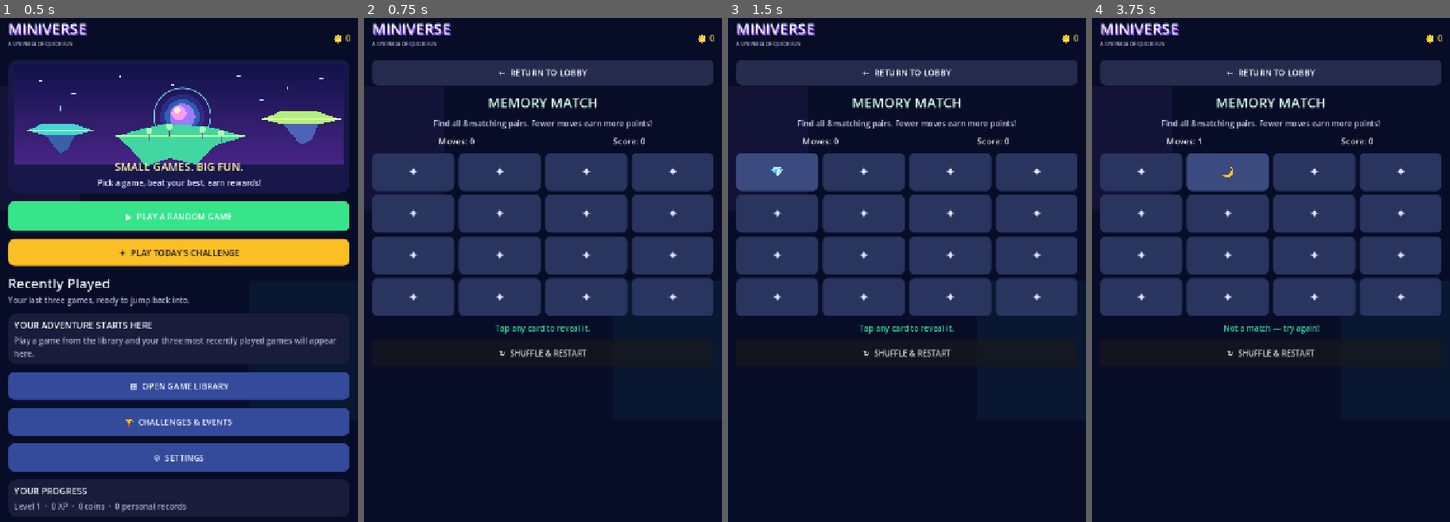
Above: before the commit, frames 1-4 (left to right).
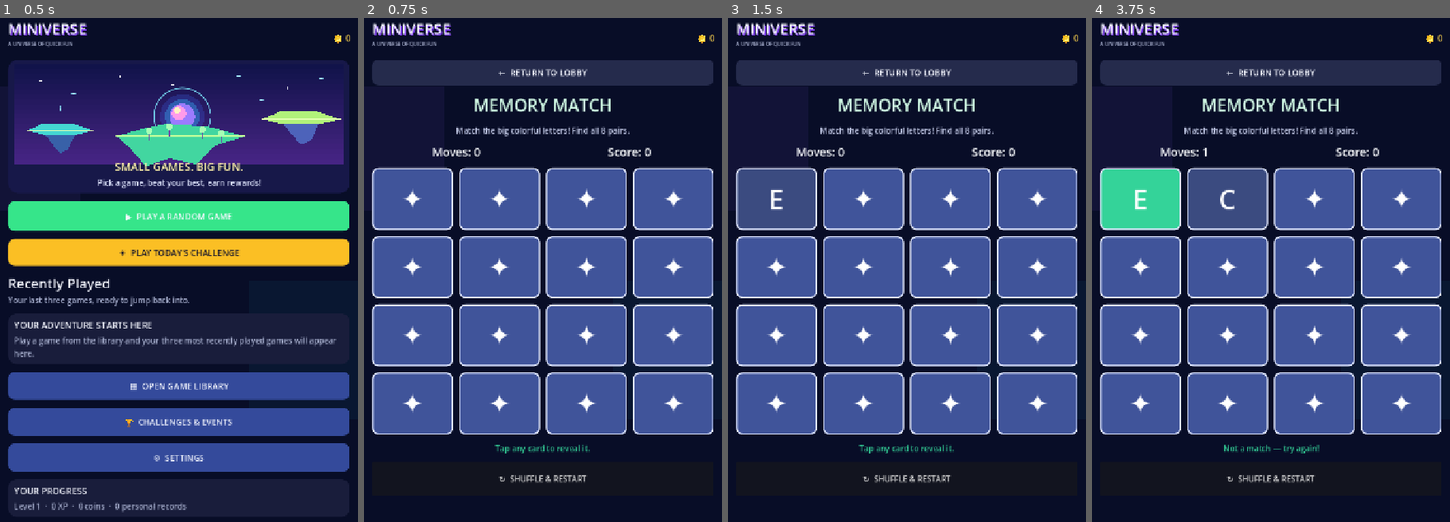
Above: after the commit, the same moments.

Repository: Lannon1484/MiniVerse-iphone-test
Game: Godot game, scene res://scenes/main.tscn
The game is run twice, just before and just after one commit, with the same random seed, the same clock (stepped at 60 frames per second) and the same inputs.
Inputs (mouse positions are in pixels of both pictures, inside the frame that each line leads up to):
- Up to frame 1 (0.5 s): no input
- Up to frame 2 (0.75 s): click "▶ PLAY A RANDOM GAME" at 0.5 s
- Up to frame 3 (1.5 s): click "✦" at 1.25 s
- Up to frame 4 (3.75 s): click (1142, 174) at 2 s, where only the run before the commit has a clickable "💎"; click (1142, 199) at 2.75 s, where only the run after the commit has a clickable "E"; click "✦" at 3.5 s

Frame 1 is identical in both runs. In frame 2, 51% of the frame differs, in the area x 2-98%, y 15-93%; in frame 3, 50%; in frame 4, 50%.

Commit message:
memory-match-mobile-visibility

Diff:
--- a/scripts/memory_match.gd
+++ b/scripts/memory_match.gd
@@ -4,8 +4,9 @@
 signal finished(game_id: String, score: int, extra: Dictionary)
 
 const FACE_DOWN := "✦"
-const SYMBOLS := ["🍓", "🚀", "🌙", "🐸", "💎", "🎈", "🦊", "⚡"]
-const CARD := Color("#29345f")
+const SYMBOLS := ["A", "B", "C", "D", "E", "F", "G", "H"]
+const FACE_COLORS := [Color("#f97373"), Color("#38bdf8"), Color("#fbbf24"), Color("#c084fc"), Color("#34d399"), Color("#fb923c"), Color("#f472b6"), Color("#a3e635")]
+const CARD := Color("#40549a")
 const ACCENT := Color("#34d399")
 
 var cards: Array[String] = []
@@ -29,16 +30,16 @@
 func _build_ui() -> void:
     var root := VBoxContainer.new()
     root.set_anchors_and_offsets_preset(Control.PRESET_FULL_RECT)
-    root.add_theme_constant_override("separation", 12)
+    root.add_theme_constant_override("separation", 16)
     add_child(root)
     var title := Label.new()
     title.text = "MEMORY MATCH"
     title.horizontal_alignment = HORIZONTAL_ALIGNMENT_CENTER
-    title.add_theme_font_size_override("font_size", 27)
+    title.add_theme_font_size_override("font_size", 34)
     title.add_theme_color_override("font_color", Color("#d1fae5"))
     root.add_child(title)
     var subtitle := Label.new()
-    subtitle.text = "Find all 8 matching pairs. Fewer moves earn more points!"
+    subtitle.text = "Match the big colorful letters! Find all 8 pairs."
     subtitle.horizontal_alignment = HORIZONTAL_ALIGNMENT_CENTER
     subtitle.autowrap_mode = TextServer.AUTOWRAP_WORD_SMART
     subtitle.add_theme_color_override("font_color", Color("#c4cbe8"))
@@ -53,8 +54,8 @@
     grid = GridContainer.new()
     grid.columns = 4
     grid.size_flags_horizontal = Control.SIZE_EXPAND_FILL
-    grid.add_theme_constant_override("h_separation", 8)
-    grid.add_theme_constant_override("v_separation", 8)
+    grid.add_theme_constant_override("h_separation", 12)
+    grid.add_theme_constant_override("v_separation", 12)
     root.add_child(grid)
     status_label = Label.new()
     status_label.text = "Tap any card to reveal it."
@@ -64,7 +65,7 @@
     root.add_child(status_label)
     var restart := Button.new()
     restart.text = "↻  SHUFFLE & RESTART"
-    restart.custom_minimum_size.y = 54
+    restart.custom_minimum_size.y = 68
     restart.size_flags_horizontal = Control.SIZE_EXPAND_FILL
     restart.pressed.connect(_new_round)
     root.add_child(restart)
@@ -74,7 +75,7 @@
     label.text = value
     label.size_flags_horizontal = Control.SIZE_EXPAND_FILL
     label.horizontal_alignment = HORIZONTAL_ALIGNMENT_CENTER
-    label.add_theme_font_size_override("font_size", 17)
+    label.add_theme_font_size_override("font_size", 23)
     label.add_theme_color_override("font_color", Color("#f8fafc"))
     return label
 
@@ -89,10 +90,13 @@
         matched.append(false)
         var button := Button.new()
         button.text = FACE_DOWN
-        button.custom_minimum_size = Vector2(0, 76)
+        button.custom_minimum_size = Vector2(0, 125)
         button.size_flags_horizontal = Control.SIZE_EXPAND_FILL
-        button.add_theme_font_size_override("font_size", 26)
-        button.add_theme_color_override("font_color", Color("#e0e7ff"))
+        button.add_theme_font_size_override("font_size", 54)
+        button.add_theme_color_override("font_color", Color("#ffffff"))
+        button.add_theme_color_override("font_hover_color", Color("#ffffff"))
+        button.add_theme_color_override("font_pressed_color", Color("#ffffff"))
+        button.add_theme_color_override("font_disabled_color", Color("#ffffff"))
         button.add_theme_stylebox_override("normal", _card_style(CARD))
         button.add_theme_stylebox_override("hover", _card_style(Color("#3b4b80")))
         button.add_theme_stylebox_override("pressed", _card_style(Color("#4f46e5")))
@@ -104,6 +108,11 @@
 func _card_style(color: Color) -> StyleBoxFlat:
     var style := StyleBoxFlat.new()
     style.bg_color = color
+    style.border_width_left = 3
+    style.border_width_right = 3
+    style.border_width_top = 3
+    style.border_width_bottom = 3
+    style.border_color = Color("#e0e7ff")
     style.corner_radius_top_left = 12; style.corner_radius_top_right = 12
     style.corner_radius_bottom_left = 12; style.corner_radius_bottom_right = 12
     style.content_margin_top = 5; style.content_margin_bottom = 5
@@ -112,14 +121,16 @@
 func _pick(index: int) -> void:
     if not running or lock_board or matched[index] or index == first_pick: return
     buttons[index].text = cards[index]
+    var face_color: Color = FACE_COLORS[SYMBOLS.find(cards[index])]
+    buttons[index].add_theme_stylebox_override("normal", _card_style(face_color))
     if first_pick == -1:
         first_pick = index
         return
     moves += 1
     if cards[first_pick] == cards[index]:
         matched[first_pick] = true; matched[index] = true
-        buttons[first_pick].add_theme_stylebox_override("normal", _card_style(Color("#166b59")))
-        buttons[index].add_theme_stylebox_override("normal", _card_style(Color("#166b59")))
+        buttons[first_pick].add_theme_stylebox_override("disabled", _card_style(Color("#167c64")))
+        buttons[index].add_theme_stylebox_override("disabled", _card_style(Color("#167c64")))
         buttons[first_pick].disabled = true; buttons[index].disabled = true
         pairs_found += 1
         score += maxi(20, 100 - moves * 2)
@@ -140,8 +151,12 @@
         _refresh_stats()
         await get_tree().create_timer(0.75).timeout
         if not is_inside_tree(): return
-        if not matched[old_pick]: buttons[old_pick].text = FACE_DOWN
-        if not matched[index]: buttons[index].text = FACE_DOWN
+        if not matched[old_pick]:
+            buttons[old_pick].text = FACE_DOWN
+            buttons[old_pick].add_theme_stylebox_override("normal", _card_style(CARD))
+        if not matched[index]:
+            buttons[index].text = FACE_DOWN
+            buttons[index].add_theme_stylebox_override("normal", _card_style(CARD))
         lock_board = false
 
 func _refresh_stats() -> void:
Not shown, changed: scripts/memory_match.gd.uid
Not shown, changed: README.md
Not shown, changed: index.html
Not shown, changed: index.pck
